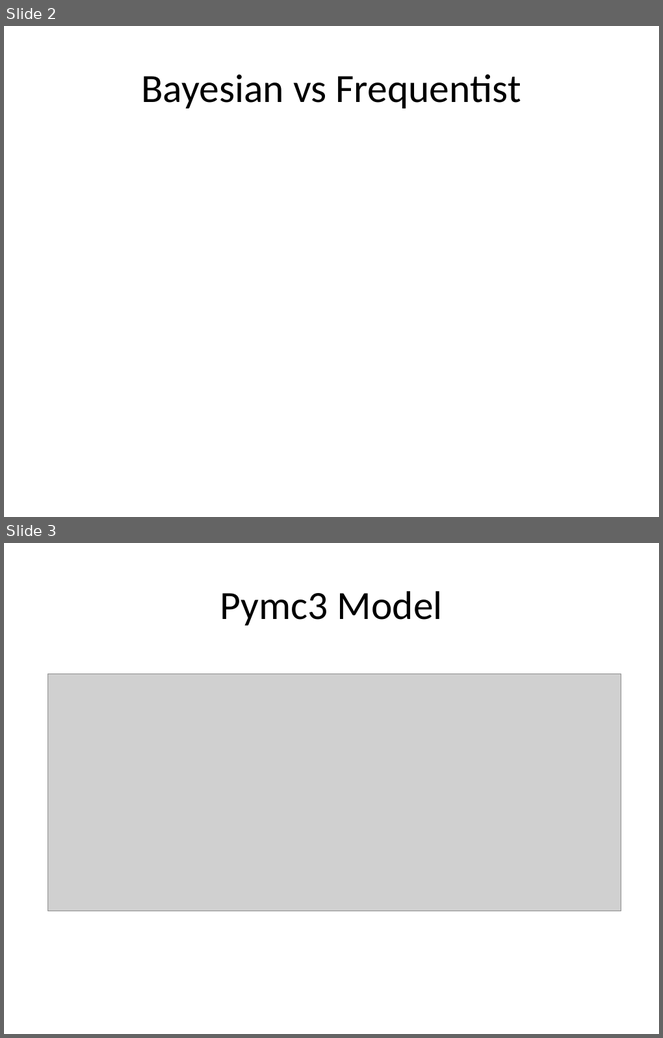
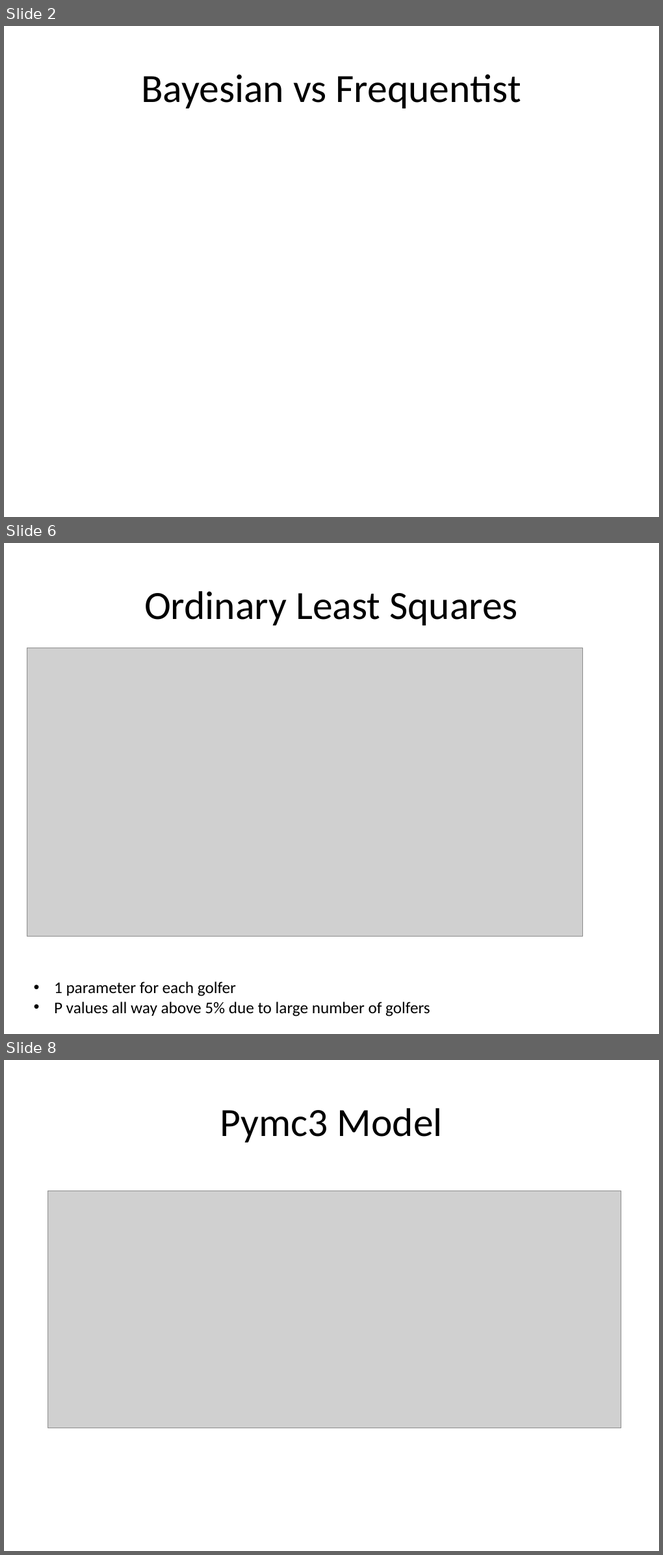
Before and after one commit to killianfarrell2/PGA_Golf, a slide deck: Tournament_level_model/Presentation/PGA_Tour_golf.pptx. Shown one above the other, each under a label of ours: slides 2 and 3 before the commit, slides 2, 6 and 8 after it; the slides between them are not shown. The pictures are 663x1038 and 663x1555 pixels, drawn with LibreOffice and Linux fonts; fonts in the diff are those of the drawing; grey boxes stand for pictures. Boxes give left, top, right and bottom in pixels: in the first picture for what was removed or moved away, otherwise in the second. Text is boxed around its words. In the diff, an @@ line names an element or a change of style, - is before the commit and + after.

```diff
--- a/Tournament_level_model/Presentation/PGA_Tour_golf.pptx
+++ b/Tournament_level_model/Presentation/PGA_Tour_golf.pptx
@@ slide 6 added at [4,543,659,1034], background #FFFFFF @@
@@ title added at [144,591,518,626], 44 pt, text #000000 @@
+Ordinary Least Squares
@@ picture added at [27,648,582,937] @@
@@ text added at [54,982,430,1017], 18 pt, text #000000 @@
+• 1 parameter for each golfer
+• P values all way above 5% due to large number of golfers
@@ what was slide 3 is now slide 8 @@
```
Also in this commit, not shown: 5 other slides added, 1 slide removed, 2 other files.
